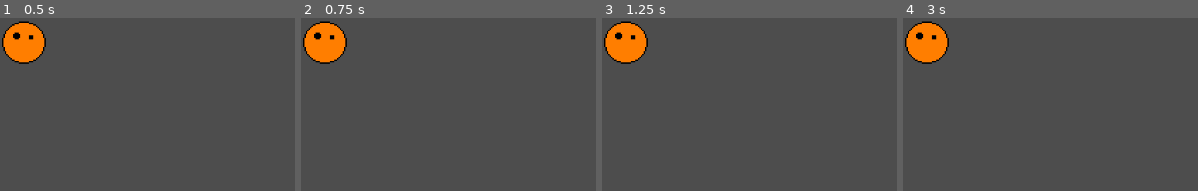
Above: before the commit, frames 1-4 (left to right).
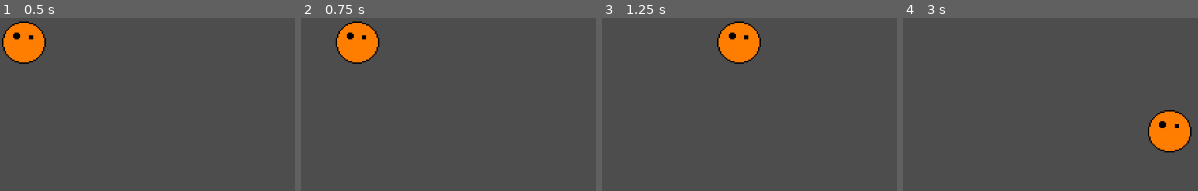
Above: after the commit, the same moments.

Repository: YCaTGameRT/SABox_World
Game: Godot game, scene res://node_2d.tscn
The game is run twice, just before and just after one commit, with the same random seed, the same clock (stepped at 60 frames per second) and the same inputs.
Inputs:
- Up to frame 1 (0.5 s): no input
- Up to frame 2 (0.75 s): tap Enter at 0.5 s; hold D (movement_right, bound only after the commit) from 0.53 s (still down)
- Up to frame 3 (1.25 s): keep holding D (movement_right, bound only after the commit)
- Up to frame 4 (3 s): release D (movement_right, bound only after the commit) at 1.28 s; hold S (movement_down, bound only after the commit) 1.28-2.03 s; hold D (movement_right, bound only after the commit) 2.03-2.78 s; hold W (movement_up, bound only after the commit) from 2.78 s (still down)

Frame 1 is identical in both runs. In frame 2, 5.0% of the frame differs, in the area x 0-27%, y 1-27%; in frame 3, 5.7%; in frame 4, 5.8%, in the area x 0-98%, y 1-79%.

Commit message:
added character movement

Diff:
--- a/Scripts/BOXMan_control.gd
+++ b/Scripts/BOXMan_control.gd
@@ -1,11 +1,17 @@
-extends Node
+class_name BOXMan_control extends CharacterBody2D
 
+var speed = 14000
 
-# Called when the node enters the scene tree for the first time.
-func _ready():
-	pass # Replace with function body.
+func _process(delta):
+	var move_up = Input.is_action_pressed("movement_up")
+	var move_down = Input.is_action_pressed("movement_down")
+	var move_right = Input.is_action_pressed("movement_right")
+	var move_left = Input.is_action_pressed("movement_left")
 
+	var movement_vector = Vector2(0, 0)
 
-# Called every frame. 'delta' is the elapsed time since the previous frame.
-func _process(delta):
-	pass
+	if move_up != move_down: movement_vector.y = 1 if move_down else -1
+	if move_right != move_left: movement_vector.x = 1 if move_right else -1
+
+	velocity = movement_vector.normalized() * speed * delta
+	move_and_slide()
--- a/project.godot
+++ b/project.godot
@@ -15,6 +15,33 @@
 config/features=PackedStringArray("4.1", "GL Compatibility")
 config/icon="res://icon.svg"
 
+[input]
+
+movement_up={
+"deadzone": 0.5,
+"events": [Object(InputEventKey,"resource_local_to_scene":false,"resource_name":"","device":-1,"window_id":0,"alt_pressed":false,"shift_pressed":false,"ctrl_pressed":false,"meta_pressed":false,"pressed":false,"keycode":0,"physical_keycode":87,"key_label":0,"unicode":119,"echo":false,"script":null)
+, Object(InputEventKey,"resource_local_to_scene":false,"resource_name":"","device":-1,"window_id":0,"alt_pressed":false,"shift_pressed":false,"ctrl_pressed":false,"meta_pressed":false,"pressed":false,"keycode":0,"physical_keycode":4194320,"key_label":0,"unicode":0,"echo":false,"script":null)
+]
+}
+movement_down={
+"deadzone": 0.5,
+"events": [Object(InputEventKey,"resource_local_to_scene":false,"resource_name":"","device":-1,"window_id":0,"alt_pressed":false,"shift_pressed":false,"ctrl_pressed":false,"meta_pressed":false,"pressed":false,"keycode":0,"physical_keycode":83,"key_label":0,"unicode":115,"echo":false,"script":null)
+, Object(InputEventKey,"resource_local_to_scene":false,"resource_name":"","device":-1,"window_id":0,"alt_pressed":false,"shift_pressed":false,"ctrl_pressed":false,"meta_pressed":false,"pressed":false,"keycode":0,"physical_keycode":4194322,"key_label":0,"unicode":0,"echo":false,"script":null)
+]
+}
+movement_right={
+"deadzone": 0.5,
+"events": [Object(InputEventKey,"resource_local_to_scene":false,"resource_name":"","device":-1,"window_id":0,"alt_pressed":false,"shift_pressed":false,"ctrl_pressed":false,"meta_pressed":false,"pressed":false,"keycode":0,"physical_keycode":68,"key_label":0,"unicode":100,"echo":false,"script":null)
+, Object(InputEventKey,"resource_local_to_scene":false,"resource_name":"","device":-1,"window_id":0,"alt_pressed":false,"shift_pressed":false,"ctrl_pressed":false,"meta_pressed":false,"pressed":false,"keycode":0,"physical_keycode":4194321,"key_label":0,"unicode":0,"echo":false,"script":null)
+]
+}
+movement_left={
+"deadzone": 0.5,
+"events": [Object(InputEventKey,"resource_local_to_scene":false,"resource_name":"","device":-1,"window_id":0,"alt_pressed":false,"shift_pressed":false,"ctrl_pressed":false,"meta_pressed":false,"pressed":false,"keycode":0,"physical_keycode":65,"key_label":0,"unicode":97,"echo":false,"script":null)
+, Object(InputEventKey,"resource_local_to_scene":false,"resource_name":"","device":-1,"window_id":0,"alt_pressed":false,"shift_pressed":false,"ctrl_pressed":false,"meta_pressed":false,"pressed":false,"keycode":0,"physical_keycode":4194319,"key_label":0,"unicode":0,"echo":false,"script":null)
+]
+}
+
 [rendering]
 
 renderer/rendering_method="gl_compatibility"
